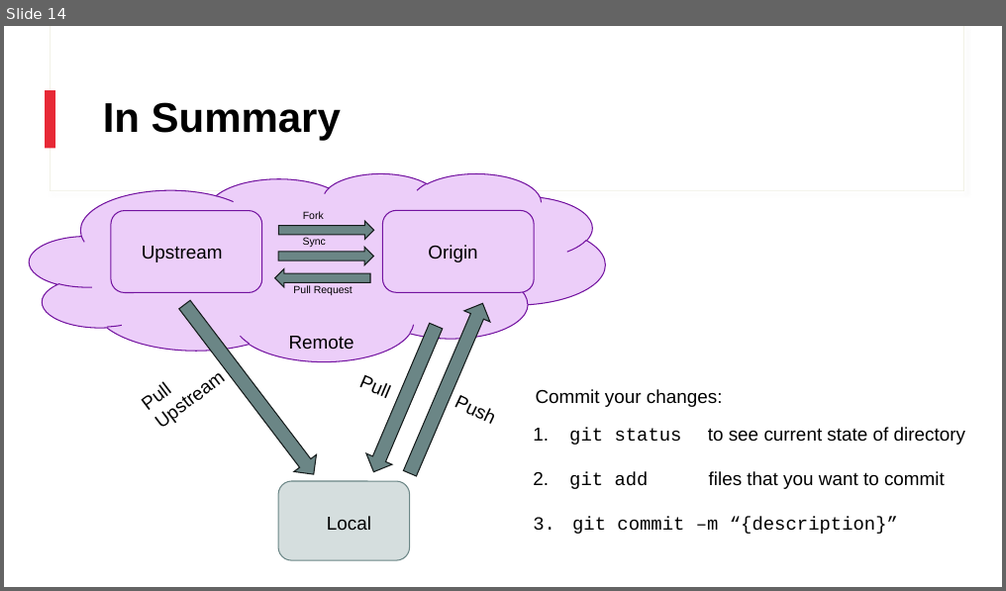
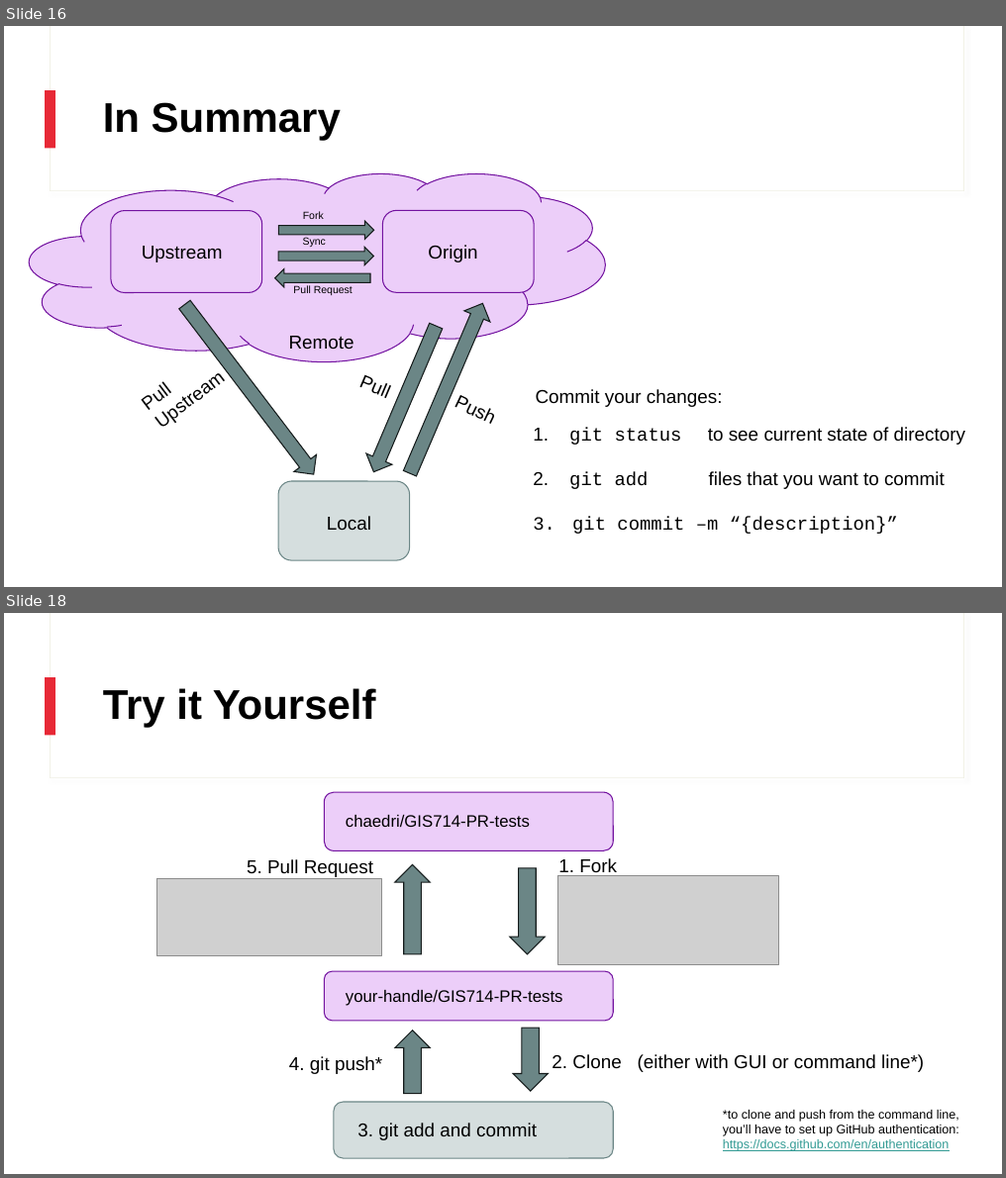
Before and after one commit to ncsu-geoforall-lab/GIS714-assignments, a slide deck: Intro_To_Git/Slides/Introduction_to_Git_and_GitHub.pptx. Shown one above the other, each under a label of ours: slide 14 before the commit, slides 16 and 18 after it; the slides between them are not shown. The pictures are 1006x591 and 1006x1178 pixels, drawn with LibreOffice and Linux fonts; fonts in the diff are those of the drawing; grey boxes stand for pictures. Boxes give left, top, right and bottom in pixels: in the first picture for what was removed or moved away, otherwise in the second. Text is boxed around its words. In the diff, an @@ line names an element or a change of style, - is before the commit and + after.

```diff
--- a/Intro_To_Git/Slides/Introduction_to_Git_and_GitHub.pptx
+++ b/Intro_To_Git/Slides/Introduction_to_Git_and_GitHub.pptx
@@ slide 18 added at (4, 613, 1002, 1174), background #FFFFFF; not listed: 3 template elements that a slide beside it also shows @@
@@ title added at (103, 688, 376, 728), 40 pt, text #000000, bold @@
+Try it Yourself
@@ rounded rectangle added at (325, 792, 614, 851), fill #ECCEF9, outline #7313A0 1 pt @@
@@ text added at (346, 815, 530, 828), 16 pt, text #000000 @@
+chaedri/GIS714-PR-tests
@@ picture added at (156, 879, 381, 956) @@
@@ text added at (247, 860, 373, 877), 18 pt, text #000000 @@
+5. Pull Request
@@ down arrow added at (395, 865, 430, 956), fill #6B8686, outline #151B1B 1 pt @@
@@ down arrow added at (510, 868, 546, 955), fill #6B8686, outline #151B1B 1 pt @@
@@ text added at (558, 859, 617, 877), 18 pt, text #000000 @@
+1. Fork
@@ picture added at (558, 876, 779, 964) @@
@@ rounded rectangle added at (325, 971, 614, 1021), fill #ECCEF9, outline #7313A0 1 pt @@
@@ text added at (346, 990, 563, 1006), 16 pt, text #000000 @@
+your-handle/GIS714-PR-tests
@@ text added at (289, 1057, 382, 1074), 18 pt, text #000000 @@
+4. git push*
@@ down arrow added at (395, 1031, 430, 1093), fill #6B8686, outline #151B1B 1 pt @@
@@ down arrow added at (513, 1029, 548, 1091), fill #6B8686, outline #151B1B 1 pt @@
@@ text added at (551, 1055, 924, 1072), 18 pt, text #000000 @@
+2. Clone (either with GUI or command line*)
@@ rounded rectangle added at (334, 1103, 614, 1158), fill #D5DEDE, outline #6B8686 1 pt @@
@@ text added at (723, 1110, 959, 1152), 12 pt, text #000000 @@
+*to clone and push from the command line, you’ll have to set up GitHub authentication:
+https://docs.github.com/en/authentication
@@ text added at (357, 1123, 537, 1141), 18 pt, text #000000 @@
+3. git add and commit
@@ what was slide 14 is now slide 16 @@
```
Also in this commit, not shown: 4 slides changed, 2 other slides added, 1 slide removed, 1 other file.
